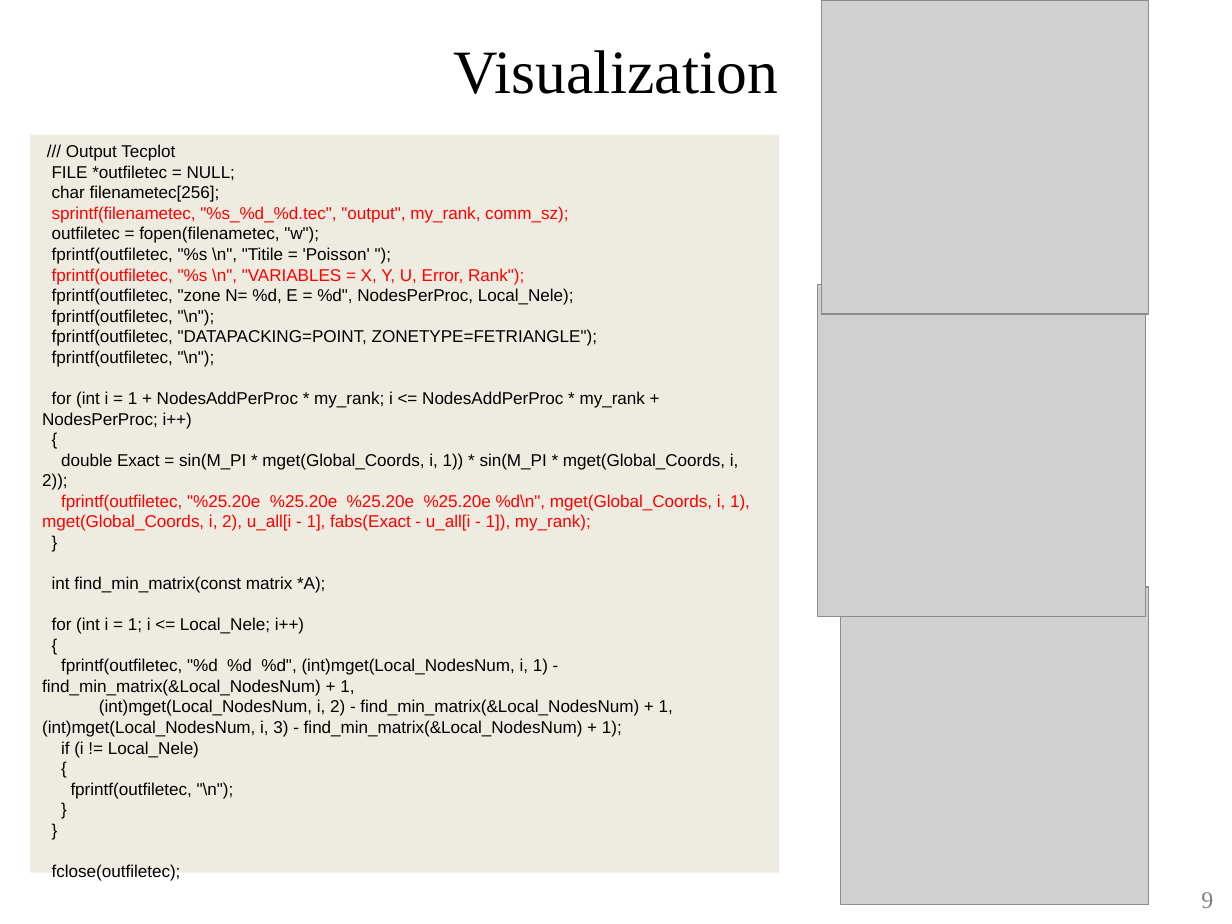
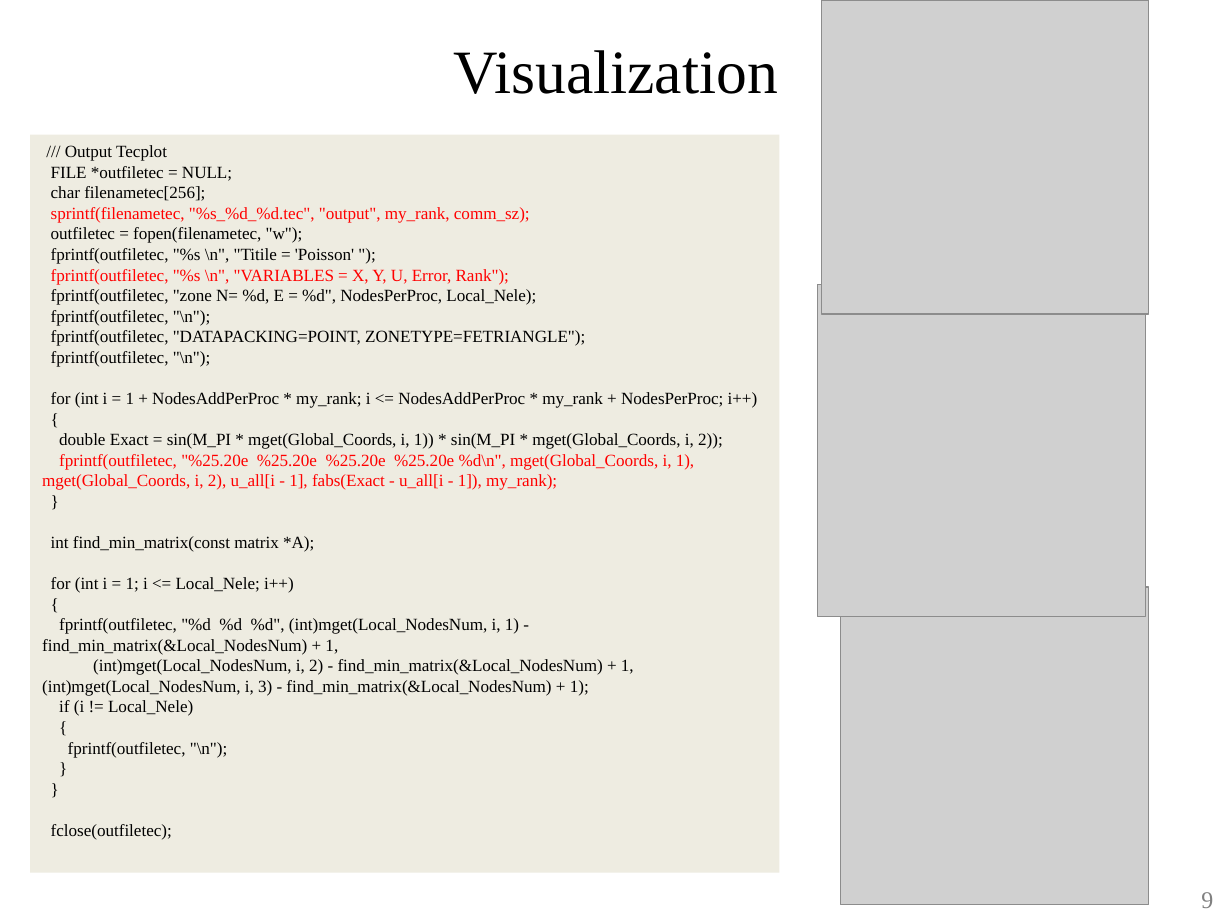
Before and after one commit to ChengHauYang/HPC, a slide deck: slide 9 of final_project/cheng_hau.pptx. Drawn at 1232x924 pixels with LibreOffice and Linux fonts; fonts in the diff are those of the drawing; grey boxes stand for pictures. Boxes give left, top, right and bottom in pixels: in the first picture for what was removed or moved away, otherwise in the second. Text is boxed around its words. In the diff, an @@ line names an element or a change of style, - is before the commit and + after.

Commit message:
update pptx

```diff
--- a/final_project/cheng_hau.pptx
+++ b/final_project/cheng_hau.pptx
@@ rectangle "/// Output Tecplot" at bbox=[30, 134, 779, 872]: font Arial to Times New Roman @@
```
Also in this commit, not shown: 1 other slide changed.
